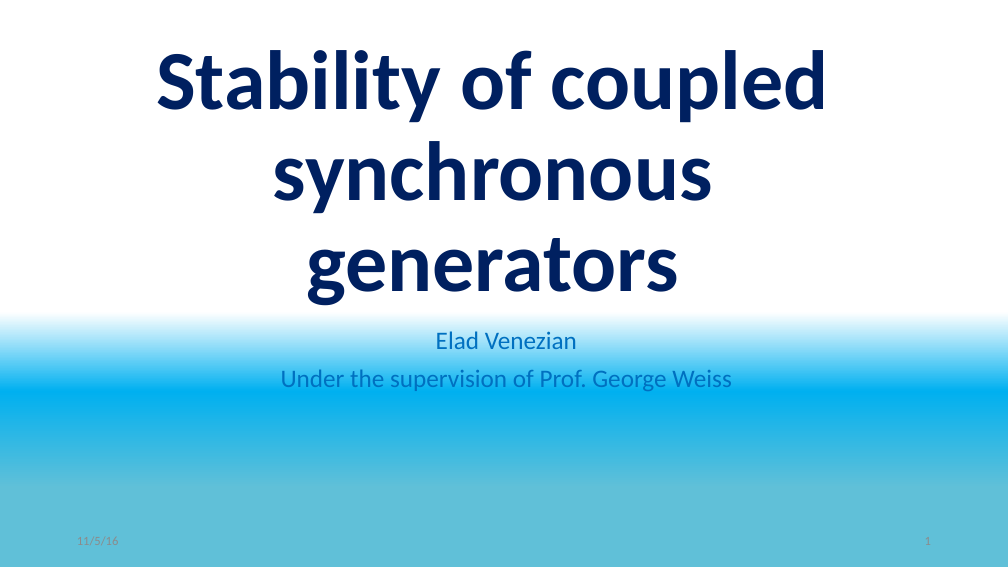
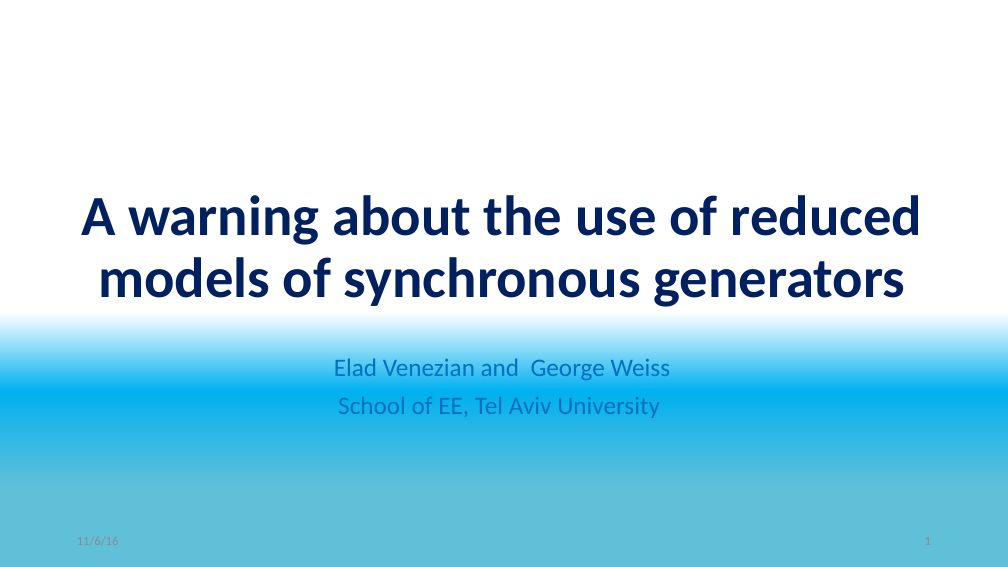
Before and after one commit to eladven/thesis, a slide deck: slide 1 of Presentations/Seminar.pptx. Drawn at 1008x567 pixels with LibreOffice and Linux fonts; fonts in the diff are those of the drawing. Boxes give left, top, right and bottom in pixels: in the first picture for what was removed or moved away, otherwise in the second. Text is boxed around its words. In the diff, an @@ line names an element or a change of style, - is before the commit and + after.

```diff
--- a/Presentations/Seminar.pptx
+++ b/Presentations/Seminar.pptx
@@ title at box(81, 195, 922, 307): text changed; size 80 to 54 pt @@
-Stability of coupled synchronous generators
+A warning about the use of reduced models of synchronous generators
@@ subtitle at box(334, 355, 671, 418): text changed @@
-Elad Venezian
-Under the supervision of Prof. George Weiss
+Elad Venezian and George Weiss
+School of EE, Tel Aviv University
```
Also in this commit, not shown: 11 other slides changed, 7 slides removed.
